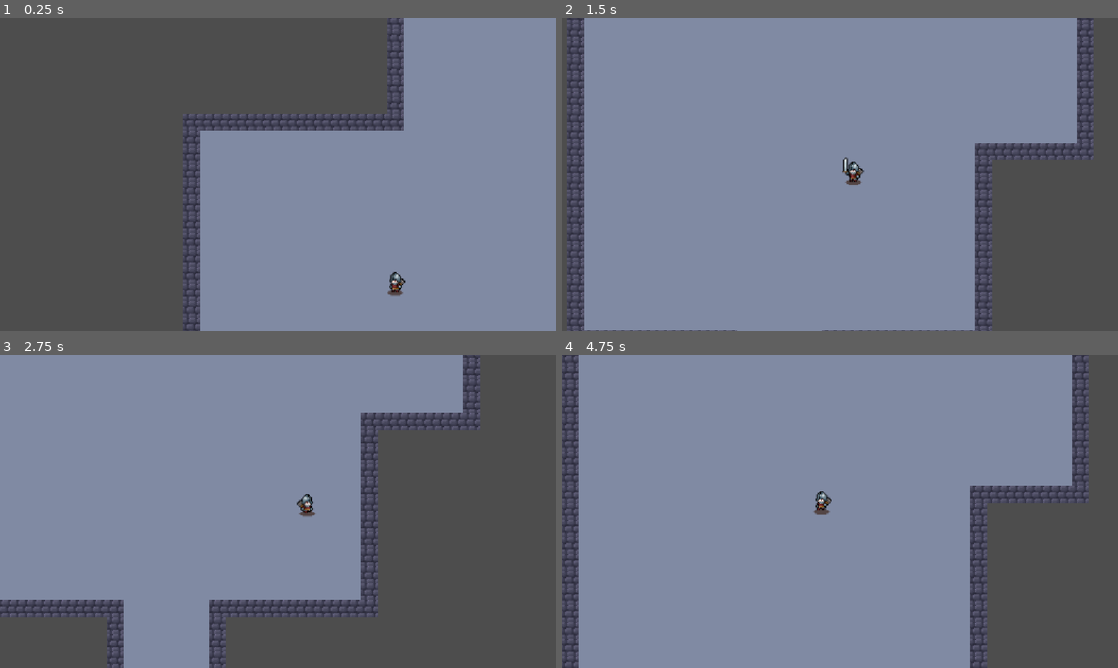
Above: before the commit, frames 1-4 (two rows, left to right).
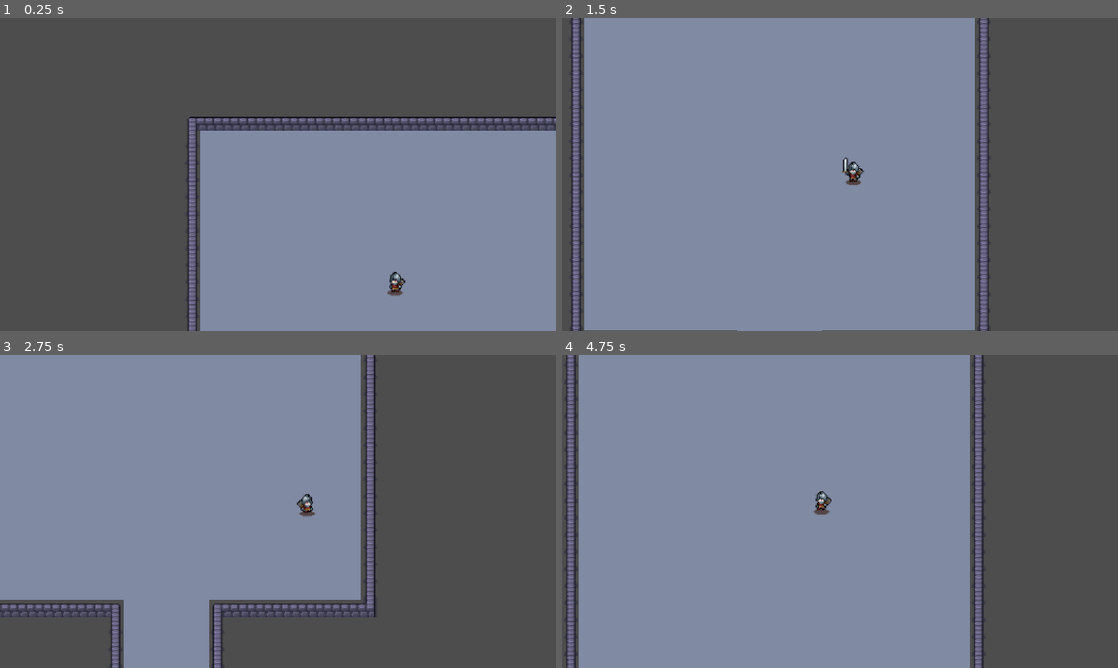
Above: after the commit, the same moments.

Repository: Gumaisme2005/Keep-Fighting-And-Earning
Game: Godot game, scene res://world.tscn
The game is run twice, just before and just after one commit, with the same random seed, the same clock (stepped at 60 frames per second) and the same inputs.
Inputs (mouse positions are in pixels of both pictures, inside the frame that each line leads up to):
- Up to frame 1 (0.25 s): no input
- Up to frame 2 (1.5 s): move the mouse to (962, 158) at 0.52 s; hold D (move_right) 0.53-1.28 s; click (962, 158) at 0.6 s; move the mouse to (728, 190) at 1.27 s; hold S (move_down) from 1.28 s (still down); click (728, 190) at 1.35 s
- Up to frame 3 (2.75 s): move the mouse to (333, 442) at 2.02 s; release S (move_down) at 2.03 s; hold D (move_right) from 2.03 s (still down); click (333, 442) at 2.1 s
- Up to frame 4 (4.75 s): move the mouse to (812, 574) at 2.77 s; release D (move_right) at 2.78 s; hold W (move_up) 2.78-3.53 s; click (812, 574) at 2.85 s; move the mouse to (1006, 558) at 3.52 s; hold A (move_left) from 3.53 s (still down); click (1006, 558) at 3.6 s; move the mouse to (673, 464) at 4.27 s; click (673, 464) at 4.35 s

The runs differ from the first frame. In frame 1, 12% of the frame differs, in the area x 32-100%, y 0-100%; in frame 2, 11%; in frame 3, 6.9%; in frame 4, 11%.

Commit message:
Fix: Tạo mới tường và chỉnh sửa phòng khi sinh dungeon có hình dị biệt

Diff:
--- a/Scene/Map/dungeon_generator.gd
+++ b/Scene/Map/dungeon_generator.gd
@@ -99,7 +99,7 @@
 		else: room_types.append(RoomType.COMBAT)
 
 		# Xây phòng dáng hữu cơ
-		carve_organic_room(main_rect)
+		carve_room(main_rect)
 
 		# Trồng thêm cột cản đạn nếu là phòng đánh nhau
 		if room_types[room_index] == RoomType.COMBAT or room_types[room_index] == RoomType.BOSS:
@@ -119,20 +119,11 @@
 	scatter_decorations()
 
 # --- CÁC HÀM XÂY DỰNG ---
-func carve_organic_room(base_rect: Rect2i):
-	for x in range(base_rect.position.x, base_rect.end.x):
-		for y in range(base_rect.position.y, base_rect.end.y):
+func carve_room(room: Rect2i):
+	# Chỉ lấp đầy gạch nền cho đúng 1 hình chữ nhật duy nhất
+	for x in range(room.position.x, room.end.x):
+		for y in range(room.position.y, room.end.y):
 			set_cell(LAYER_FLOOR, Vector2i(x, y), SOURCE_WALLS, FLOOR_COORD)
-
-	var num_extra_shapes = rng.randi_range(1, 2)
-	for i in range(num_extra_shapes):
-		var ew = rng.randi_range(int(room_min_size * 0.5), int(room_max_size * 0.7))
-		var eh = rng.randi_range(int(room_min_size * 0.5), int(room_max_size * 0.7))
-		var ex = base_rect.position.x + rng.randi_range(-int(ew/2.0), base_rect.size.x - int(ew/2.0))
-		var ey = base_rect.position.y + rng.randi_range(-int(eh/2.0), base_rect.size.y - int(eh/2.0))
-		for x in range(ex, ex + ew):
-			for y in range(ey, ey + eh):
-				set_cell(LAYER_FLOOR, Vector2i(x, y), SOURCE_WALLS, FLOOR_COORD)
 
 func carve_corridor_h(x1: int, x2: int, y: int):
 	for x in range(min(x1, x2), max(x1, x2) + 1):
@@ -150,13 +141,23 @@
 
 func build_walls():
 	var used_cells = get_used_cells(LAYER_FLOOR)
+	var wall_cells = [] # Mảng chứa toàn bộ tọa độ cần xây tường
+
+	# 1. Tìm tất cả các ô viền xung quanh sàn nhà
 	for cell in used_cells:
 		for dx in [-1, 0, 1]:
 			for dy in [-1, 0, 1]:
 				if dx == 0 and dy == 0: continue
 				var neighbor = cell + Vector2i(dx, dy)
+
+				# Nếu ô bên cạnh chưa có gì (là khoảng không) -> Đưa vào danh sách xây tường
 				if get_cell_source_id(LAYER_FLOOR, neighbor) == -1:
-					set_cell(LAYER_FLOOR, neighbor, SOURCE_WALLS, WALL_COORD)
+					if not wall_cells.has(neighbor):
+						wall_cells.append(neighbor)
+
+	# 2. HÀM MA THUẬT CỦA GODOT: Tự động tính toán góc và vẽ tường AutoTile
+	# (0, 0) ở đây tương ứng với Terrain Set 0 và Terrain 0 (Dungeon Wall) cậu đã tạo
+	set_cells_terrain_connect(LAYER_FLOOR, wall_cells, 0, 0)
 
 func decorate_pillars(room: Rect2i):
 	var num_pillars = rng.randi_range(2, 5)
--- a/world.tscn
+++ b/world.tscn
@@ -35,6 +35,7 @@
 0:1/0 = 0
 0:1/0/physics_layer_0/polygon_0/points = PackedVector2Array(-8, -8, 8, -8, 8, 8, -8, 8)
 1:1/0 = 0
+1:1/0/terrain_set = 0
 1:1/0/physics_layer_0/polygon_0/points = PackedVector2Array(-8, -8, 8, -8, 8, 8, -8, 8)
 2:1/0 = 0
 2:1/0/physics_layer_0/polygon_0/points = PackedVector2Array(-8, -8, 8, -8, 8, 8, -8, 8)
@@ -226,13 +227,25 @@
 1:12/0/physics_layer_0/polygon_0/points = PackedVector2Array(-8, -8, 8, -8, 8, 8, -8, 8)
 2:12/0 = 0
 3:12/0 = 0
+3:12/0/terrain_set = 0
 3:12/0/physics_layer_0/polygon_0/points = PackedVector2Array(-8, -8, 8, -8, 8, 8, -8, 8)
 4:12/0 = 0
+4:12/0/terrain_set = 0
 4:12/0/physics_layer_0/polygon_0/points = PackedVector2Array(-8, -8, 8, -8, 8, 8, -8, 8)
 5:12/0 = 0
+5:12/0/terrain_set = 0
+5:12/0/terrain = 0
 5:12/0/physics_layer_0/polygon_0/points = PackedVector2Array(-8, -8, 8, -8, 8, 8, -8, 8)
+5:12/0/terrains_peering_bit/right_side = 0
+5:12/0/terrains_peering_bit/bottom_right_corner = 0
+5:12/0/terrains_peering_bit/bottom_side = 0
 6:12/0 = 0
+6:12/0/terrain_set = 0
+6:12/0/terrain = 0
 6:12/0/physics_layer_0/polygon_0/points = PackedVector2Array(-8, -8, 8, -8, 8, 8, -8, 8)
+6:12/0/terrains_peering_bit/bottom_side = 0
+6:12/0/terrains_peering_bit/bottom_left_corner = 0
+6:12/0/terrains_peering_bit/left_side = 0
 7:12/0 = 0
 7:12/0/physics_layer_0/polygon_0/points = PackedVector2Array(-8, -8, 8, -8, 8, 8, -8, 8)
 8:12/0 = 0
@@ -248,14 +261,21 @@
 1:13/0 = 0
 1:13/0/physics_layer_0/polygon_0/points = PackedVector2Array(-8, -8, 8, -8, 8, 8, -8, 8)
 2:13/0 = 0
+2:13/0/terrain_set = 0
+2:13/0/terrain = 0
 2:13/0/physics_layer_0/polygon_0/points = PackedVector2Array(-8, -8, 8, -8, 8, 8, -8, 8)
+2:13/0/terrains_peering_bit/bottom_side = 0
+2:13/0/terrains_peering_bit/top_side = 0
 3:13/0 = 0
 3:13/0/physics_layer_0/polygon_0/points = PackedVector2Array(-8, -8, 8, -8, 8, 8, -8, 8)
 4:13/0 = 0
+4:13/0/terrain_set = 0
 4:13/0/physics_layer_0/polygon_0/points = PackedVector2Array(-8, -8, 8, -8, 8, 8, -8, 8)
 5:13/0 = 0
+5:13/0/terrain_set = 0
 5:13/0/physics_layer_0/polygon_0/points = PackedVector2Array(-8, -8, 8, -8, 8, 8, -8, 8)
 6:13/0 = 0
+6:13/0/terrain_set = 0
 6:13/0/physics_layer_0/polygon_0/points = PackedVector2Array(-8, -8, 8, -8, 8, 8, -8, 8)
 7:13/0 = 0
 7:13/0/physics_layer_0/polygon_0/points = PackedVector2Array(-8, -8, 8, -8, 8, 8, -8, 8)
@@ -274,12 +294,16 @@
 2:14/0 = 0
 2:14/0/physics_layer_0/polygon_0/points = PackedVector2Array(-8, -8, 8, -8, 8, 8, -8, 8)
 3:14/0 = 0
+3:14/0/terrain_set = 0
 3:14/0/physics_layer_0/polygon_0/points = PackedVector2Array(-8, -8, 8, -8, 8, 8, -8, 8)
 4:14/0 = 0
+4:14/0/terrain_set = 0
 4:14/0/physics_layer_0/polygon_0/points = PackedVector2Array(-8, -8, 8, -8, 8, 8, -8, 8)
 5:14/0 = 0
+5:14/0/terrain_set = 0
 5:14/0/physics_layer_0/polygon_0/points = PackedVector2Array(-8, -8, 8, -8, 8, 8, -8, 8)
 6:14/0 = 0
+6:14/0/terrain_set = 0
 6:14/0/physics_layer_0/polygon_0/points = PackedVector2Array(-8, -8, 8, -8, 8, 8, -8, 8)
 7:14/0 = 0
 7:14/0/physics_layer_0/polygon_0/points = PackedVector2Array(-8, -8, 8, -8, 8, 8, -8, 8)
@@ -287,16 +311,30 @@
 8:14/0/physics_layer_0/polygon_0/points = PackedVector2Array(-8, -8, 8, -8, 8, 8, -8, 8)
 0:15/0 = 0
 1:15/0 = 0
+1:15/0/terrain_set = 0
+1:15/0/terrain = 0
 1:15/0/physics_layer_0/polygon_0/points = PackedVector2Array(-8, -8, 8, -8, 8, 8, -8, 8)
+1:15/0/terrains_peering_bit/right_side = 0
+1:15/0/terrains_peering_bit/left_side = 0
 2:15/0 = 0
 2:15/0/physics_layer_0/polygon_0/points = PackedVector2Array(-8, -8, 8, -8, 8, 8, -8, 8)
 3:15/0 = 0
+3:15/0/terrain_set = 0
 3:15/0/physics_layer_0/polygon_0/points = PackedVector2Array(-8, -8, 8, -8, 8, 8, -8, 8)
 4:15/0 = 0
 5:15/0 = 0
+5:15/0/terrain_set = 0
+5:15/0/terrain = 0
 5:15/0/physics_layer_0/polygon_0/points = PackedVector2Array(-8, -8, 8, -8, 8, 8, -8, 8)
+5:15/0/terrains_peering_bit/right_side = 0
+5:15/0/terrains_peering_bit/top_side = 0
+5:15/0/terrains_peering_bit/top_right_corner = 0
 6:15/0 = 0
+6:15/0/terrain_set = 0
+6:15/0/terrain = 0
 6:15/0/physics_layer_0/polygon_0/points = PackedVector2Array(-8, -8, 8, -8, 8, 8, -8, 8)
+6:15/0/terrains_peering_bit/left_side = 0
+6:15/0/terrains_peering_bit/top_side = 0
 7:15/0 = 0
 7:15/0/physics_layer_0/polygon_0/points = PackedVector2Array(-8, -8, 8, -8, 8, 8, -8, 8)
 8:15/0 = 0
@@ -315,8 +353,10 @@
 2:16/0 = 0
 2:16/0/physics_layer_0/polygon_0/points = PackedVector2Array(-8, -8, 8, -8, 8, 8, -8, 8)
 3:16/0 = 0
+3:16/0/terrain_set = 0
 3:16/0/physics_layer_0/polygon_0/points = PackedVector2Array(-8, -8, 8, -8, 8, 8, -8, 8)
 4:16/0 = 0
+4:16/0/terrain_set = 0
 5:16/0 = 0
 5:16/0/physics_layer_0/polygon_0/points = PackedVector2Array(-8, -8, 8, -8, 8, 8, -8, 8)
 6:16/0 = 0
@@ -539,6 +579,9 @@
 
 [sub_resource type="TileSet" id="TileSet_1vivr"]
 physics_layer_0/collision_layer = 1
+terrain_set_0/mode = 0
+terrain_set_0/terrain_0/name = "Dungeon Wall"
+terrain_set_0/terrain_0/color = Color(1, 0, 0, 1)
 sources/0 = SubResource("TileSetAtlasSource_dwbse")
 sources/1 = SubResource("TileSetAtlasSource_aqk2v")
 
